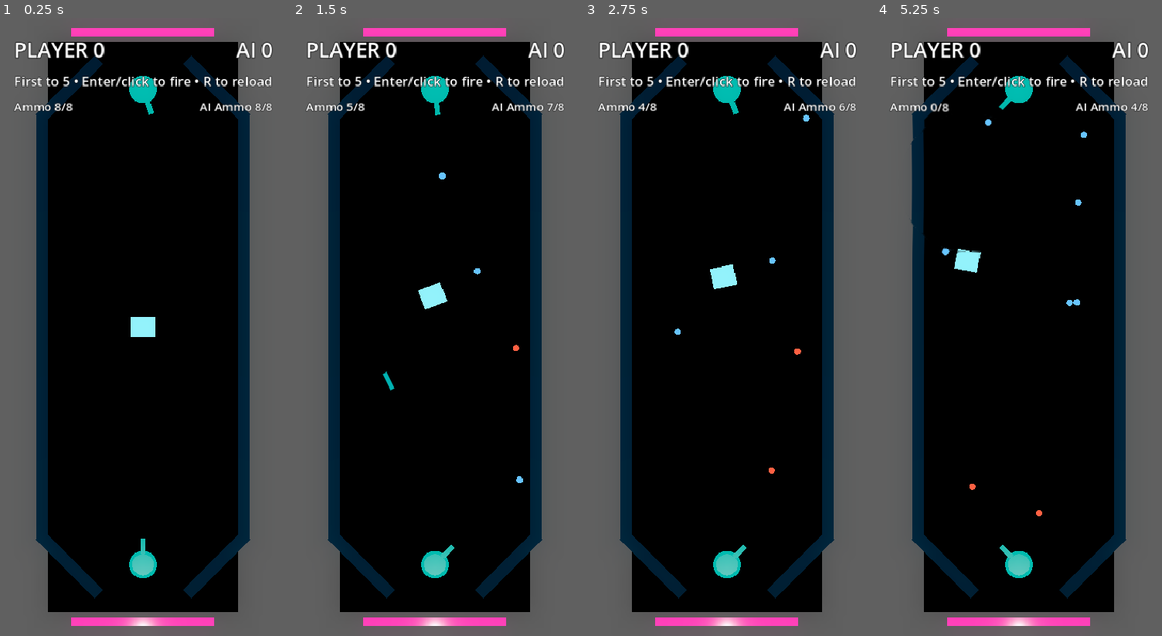
Above: before the commit, frames 1-4 (left to right).
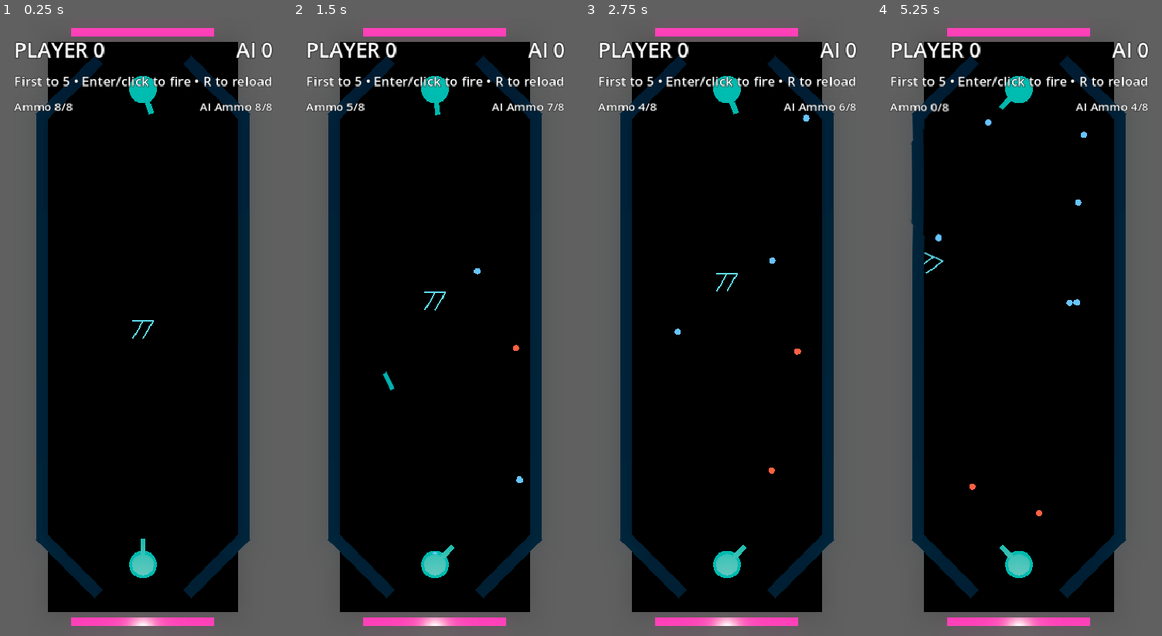
Above: after the commit, the same moments.

Repository: mchambers-mojang/sweet-vinegar-games
Game: Godot game, scene res://carom/scenes/carom_arena.tscn
Same seed, same stepped clock (60 frames per second), same inputs: the game is played once before the commit and once after it. This scene is started directly instead of the project's main scene.
Inputs (mouse positions are in pixels of both pictures, inside the frame that each line leads up to):
- Up to frame 1 (0.25 s): no input
- Up to frame 2 (1.5 s): tap Enter (ui_accept) at 0.5, 0.77, 1.25 s; move the mouse to (497, 296) at 0.52 s; hold Right (ui_right) 0.53-1.25 s; hold Shift 0.53-1.25 s; click (497, 296) at 0.67 s; drag from (377, 357) to (420, 450) at 1.27 s
- Up to frame 3 (2.75 s): tap Enter (ui_accept) at 2 s; move the mouse to (755, 191) at 2.02 s; hold Right (ui_right) from 2.03 s (still down); tap Ctrl at 2.1 s
- Up to frame 4 (5.25 s): release Right (ui_right) at 2.75 s; tap Enter (ui_accept) at 2.75, 3.5, 3.77, 4.25 s; drag from (1004, 450) to (933, 234) at 2.77 s; move the mouse to (1104, 419) at 3.52 s; hold Left (ui_left) 3.53-4.25 s; tap R at 3.6 s; drag from (933, 234) to (976, 172) at 4.27 s; move the mouse to (1033, 327) at 5.02 s; hold Left (ui_left) from 5.03 s (still down); tap Q at 5.1 s; click (1033, 327) at 5.17 s

The runs differ from the first frame. In frame 1, 0.3% of the frame differs, in the area x 45-55%, y 48-52%; in frame 2, 0.3%; in frame 3, 0.3%; in frame 4, 0.4%, in the area x 16-37%, y 34-42%.

Commit message:
fix: solid triangle with properly aligned collision and visuals
ConvexPolygonShape3D with 6 vertices forming the exact same triangle
as the 3 edge meshes. Edge midpoints and rotations calculated from
the actual triangle vertices to ensure perfect alignment:
- V1(0, _, 0.5), V2(0.433, _, -0.25), V3(-0.433, _, -0.25)
- Edge meshes at exact midpoints with correct Y rotation
- No position offset on CollisionShape3D (points include Y)

Co-authored-by: Copilot <223556219+Copilot@users.noreply.github.com>

Diff:
--- a/carom/scenes/carom_puck.tscn
+++ b/carom/scenes/carom_puck.tscn
@@ -1,31 +1,24 @@
-[gd_scene load_steps=7 format=3]
+[gd_scene load_steps=6 format=3]
 
 [ext_resource type="Script" path="res://carom/scripts/carom_puck.gd" id="1"]
 
-; Solid cylinder collision matching triangle circumradius
-[sub_resource type="CylinderShape3D" id="1"]
-height = 0.3
-radius = 0.5
+; Solid triangular prism — vertices of equilateral triangle (circumradius 0.5)
+; Triangle in XZ plane: V1(0,_,0.5), V2(0.433,_,-0.25), V3(-0.433,_,-0.25)
+; Extruded from Y=0.25 to Y=0.55 (centered at Y=0.4)
+[sub_resource type="ConvexPolygonShape3D" id="1"]
+points = PackedVector3Array(0, 0.25, 0.5, 0.433, 0.25, -0.25, -0.433, 0.25, -0.25, 0, 0.55, 0.5, 0.433, 0.55, -0.25, -0.433, 0.55, -0.25)
 
-; Prism mesh for visual (Godot built-in triangular prism)
-[sub_resource type="PrismMesh" id="2"]
-size = Vector3(1.0, 0.28, 0.866)
+; Edge mesh — thin box matching edge length (0.866)
+[sub_resource type="BoxMesh" id="6"]
+size = Vector3(0.866, 0.28, 0.06)
 
-; Prism material — neon edges
+; Edge material — neon
 [sub_resource type="StandardMaterial3D" id="7"]
-albedo_color = Color(0.02, 0.08, 0.1, 0.6)
+albedo_color = Color(0.02, 0.08, 0.1, 1)
 emission_enabled = true
 emission = Color(0.1, 0.7, 0.8, 1)
 emission_energy_multiplier = 1.0
 roughness = 0.2
-
-; Wireframe-ish material — just edges visible
-[sub_resource type="StandardMaterial3D" id="8"]
-albedo_color = Color(0.01, 0.04, 0.05, 1)
-emission_enabled = true
-emission = Color(0.1, 0.7, 0.8, 1)
-emission_energy_multiplier = 1.2
-roughness = 0.1
 
 ; Physics material
 [sub_resource type="PhysicsMaterial" id="5"]
@@ -40,13 +33,27 @@
 angular_damp = 0.4
 continuous_cd = true
 
-; Solid collision — cylinder ensures nothing passes through
+; Solid triangle collision (no position offset — points include Y)
 [node name="Collision" type="CollisionShape3D" parent="."]
-position = Vector3(0, 0.4, 0)
 shape = SubResource("1")
 
-; Visual triangular prism
-[node name="PrismMesh" type="MeshInstance3D" parent="."]
-position = Vector3(0, 0.4, 0)
-mesh = SubResource("2")
-material_override = SubResource("8")
+; Edge V1-V2: midpoint (0.217, 0.4, 0.125), rotated 60 degrees
+[node name="Edge1Mesh" type="MeshInstance3D" parent="."]
+position = Vector3(0.217, 0.4, 0.125)
+rotation = Vector3(0, 1.047, 0)
+mesh = SubResource("6")
+material_override = SubResource("7")
+
+; Edge V2-V3: midpoint (0, 0.4, -0.25), rotated 180 degrees
+[node name="Edge2Mesh" type="MeshInstance3D" parent="."]
+position = Vector3(0, 0.4, -0.25)
+rotation = Vector3(0, 3.1416, 0)
+mesh = SubResource("6")
+material_override = SubResource("7")
+
+; Edge V3-V1: midpoint (-0.217, 0.4, 0.125), rotated -120 degrees
+[node name="Edge3Mesh" type="MeshInstance3D" parent="."]
+position = Vector3(-0.217, 0.4, 0.125)
+rotation = Vector3(0, -2.094, 0)
+mesh = SubResource("6")
+material_override = SubResource("7")
